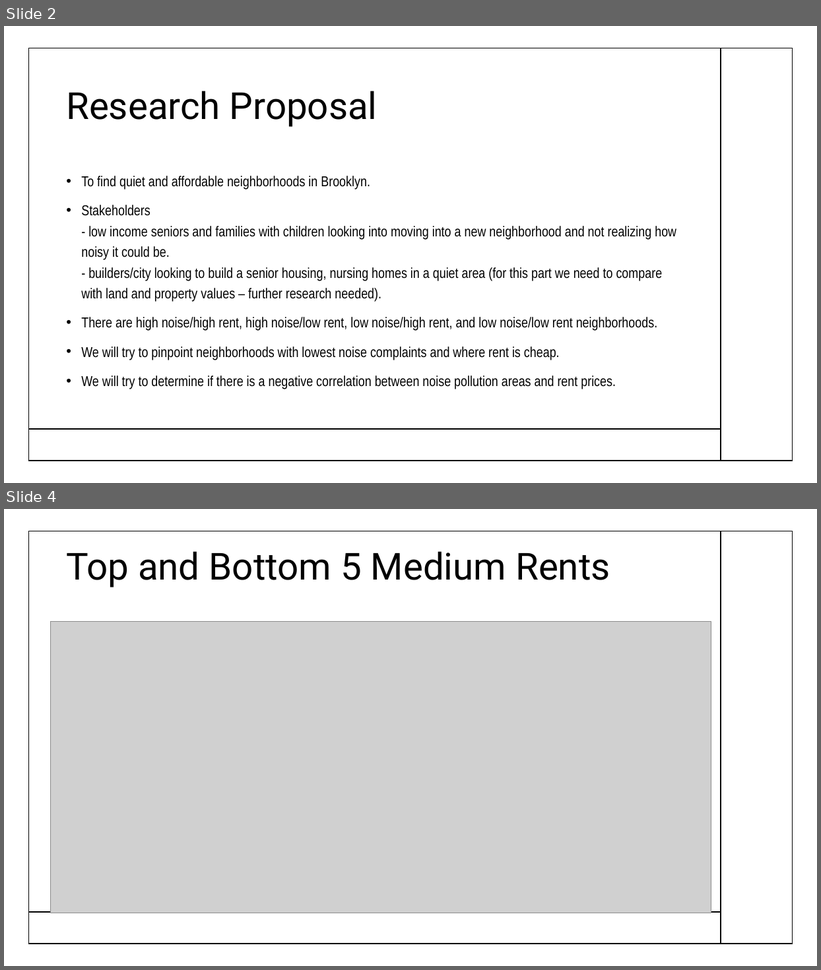
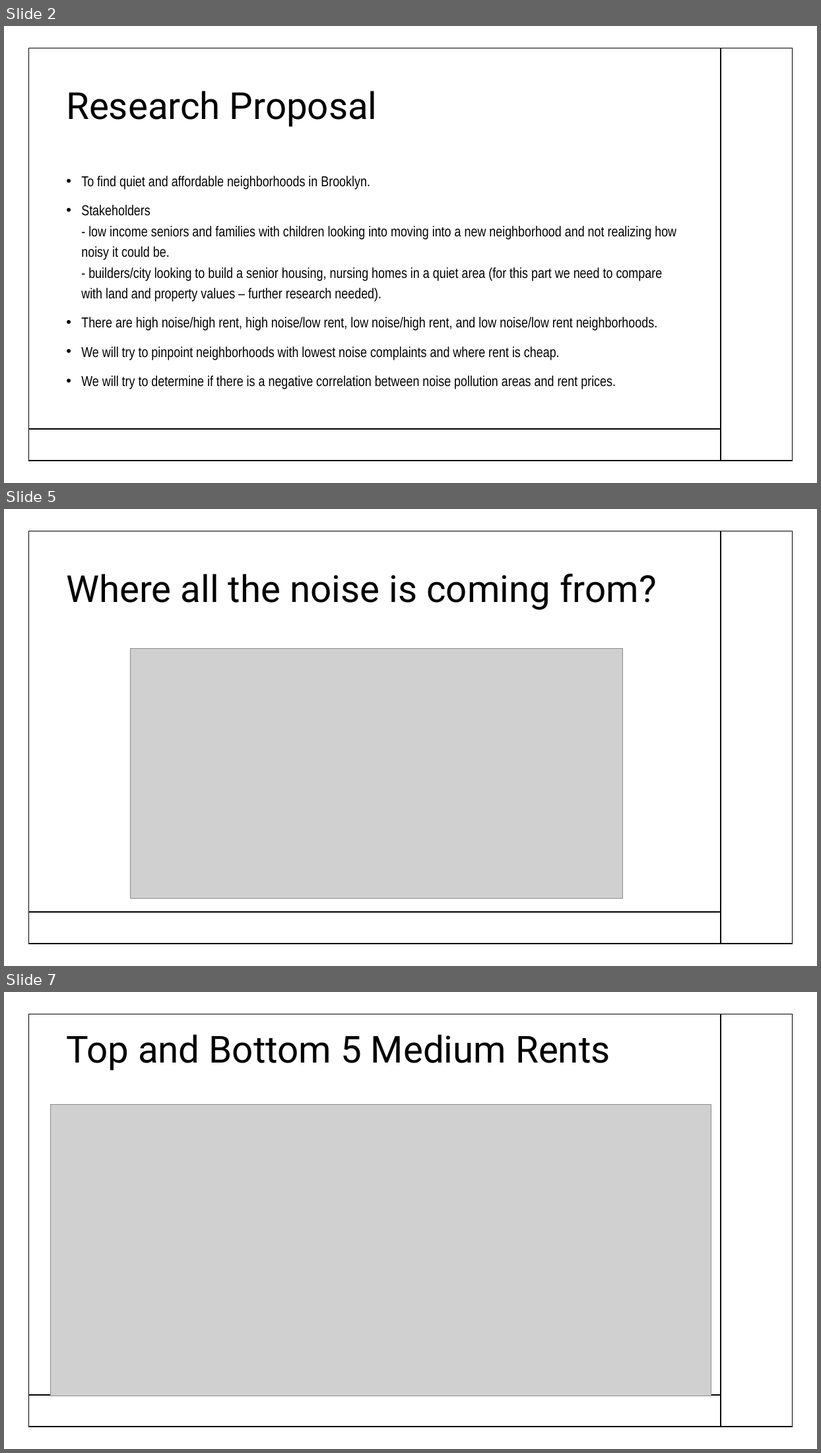
Before and after one commit to linako111/python311, a slide deck: Presentation1.pptx. Shown one above the other, each under a label of ours: slides 2 and 4 before the commit, slides 2, 5 and 7 after it; the slides between them are not shown. The pictures are 821x970 and 821x1453 pixels, drawn with LibreOffice and Linux fonts; fonts in the diff are those of the drawing; grey boxes stand for pictures. Boxes give left, top, right and bottom in pixels: in the first picture for what was removed or moved away, otherwise in the second. Text is boxed around its words. In the diff, an @@ line names an element or a change of style, - is before the commit and + after.

```diff
--- a/Presentation1.pptx
+++ b/Presentation1.pptx
@@ slide 5 added at [4, 509, 817, 966], background #FFFFFF; not listed: 3 template elements that a slide beside it also shows @@
@@ title added at [66, 574, 657, 610], 44 pt, text #000000 @@
+Where all the noise is coming from?
@@ picture added at [130, 649, 623, 899] @@
@@ what was slide 4 is now slide 7 @@
```
Also in this commit, not shown: 2 slides changed, 2 other slides added, 3 other files.
